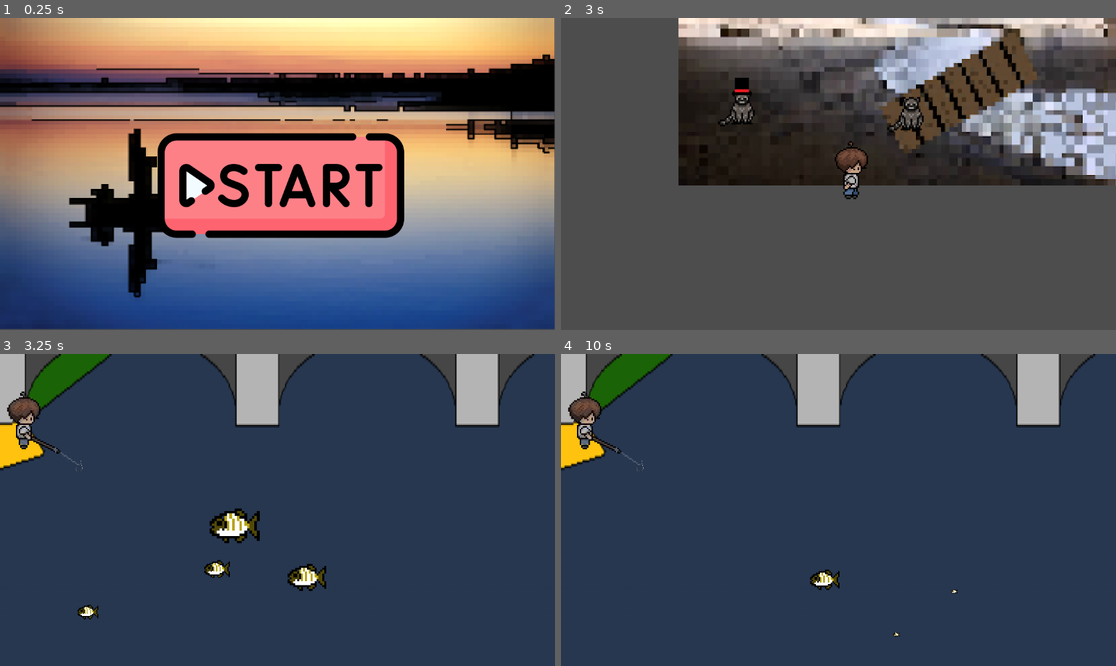
Above: before the commit, frames 1-4 (two rows, left to right).
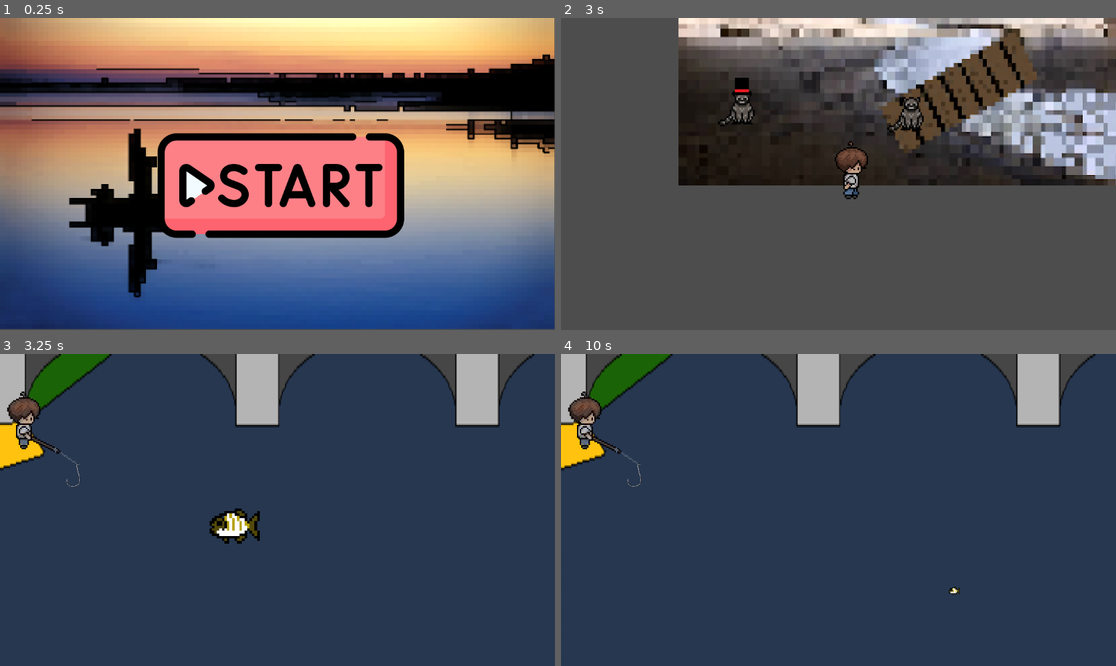
Above: after the commit, the same moments.

Repository: hayariku/Fiosh
Game: Godot game, scene res://1Start.tscn
The game is run twice, just before and just after one commit, with the same random seed, the same clock (stepped at 60 frames per second) and the same inputs.
Inputs (mouse positions are in pixels of both pictures, inside the frame that each line leads up to):
- Up to frame 1 (0.25 s): no input
- Up to frame 2 (3 s): click (844, 152) at 0.5 s; tap Enter at 1.25 s; hold Right (ui_right) 1.28-2.03 s; hold A (a) 1.28-2.03 s; tap D (d) at 1.55, 2.1 s; hold Down (ui_down) 2.03-2.78 s; tap F (f) at 2.3 s; hold Right (ui_right) from 2.78 s (still down); hold F (f) from 2.78 s (still down)
- Up to frame 3 (3.25 s): keep holding Right (ui_right); keep holding F (f); tap G (g) at 3.05 s
- Up to frame 4 (10 s): release Right (ui_right) at 3.53 s; release F (f) at 3.53 s; hold Up (ui_up) 3.53-4.28 s; tap G (g) at 3.6, 9.8 s; tap J (j) at 3.8, 4.35 s; hold Left (ui_left) 4.28-5.78 s; tap P (p) at 4.55, 5.1 s; tap S (s) at 5.3 s; hold Down (ui_down) 5.78-6.53 s; hold S (s) 5.78-6.53 s; tap V (v) at 6.05, 6.6 s; hold Right (ui_right) 6.53-7.28 s; tap W (w) at 6.8 s; hold Up (ui_up) 7.28-8.03 s; hold W (w) 7.28-8.03 s; tap A (a) at 7.55, 8.1 s; hold Right (ui_right) 8.03-8.78 s; tap D (d) at 8.3 s; hold Down (ui_down) 8.78-9.53 s; hold D (d) 8.78-9.53 s; tap F (f) at 9.05, 9.6 s; hold Left (ui_left) from 9.53 s (still down)

Frames 1-2 are identical in both runs. In frame 3, 0.8% of the frame differs, in the area x 11-59%, y 34-86%; in frame 4, 0.3%.

Commit message:
fish spawning implementation

Diff:
--- a/blubblubblub/3Fishing.tscn
+++ b/blubblubblub/3Fishing.tscn
@@ -8,6 +8,7 @@
 [ext_resource type="Texture2D" uid="uid://bs8j51i8l2g4q" path="res://Fisherman5.png" id="7_tt2gm"]
 [ext_resource type="Texture2D" uid="uid://d3ja3c011xiy0" path="res://Fisherman1.png" id="8_b5nyf"]
 [ext_resource type="Texture2D" uid="uid://hi64fo840rmd" path="res://Fisherman2.png" id="9_nvrmm"]
+[ext_resource type="Script" path="res://fish_spawner.gd" id="10_gfqvw"]
 [ext_resource type="PackedScene" uid="uid://dmutocms1icyv" path="res://fish_1.tscn" id="10_qgu1l"]
 
 [sub_resource type="SpriteFrames" id="SpriteFrames_cpg4g"]
@@ -46,8 +47,6 @@
 
 [node name="3Fishing" type="Node2D"]
 script = ExtResource("1_7o8bh")
-metadata/_edit_vertical_guides_ = [-1107.0, 5174.0]
-metadata/_edit_horizontal_guides_ = [1184.0, 657.0, -2789.0]
 
 [node name="TextureRect" type="TextureRect" parent="."]
 offset_right = 2583.0
@@ -62,7 +61,8 @@
 animation = &"PullBack"
 
 [node name="Hook" type="CharacterBody2D" parent="."]
-position = Vector2(327, 462)
+position = Vector2(303, 500)
+scale = Vector2(2, 2)
 
 [node name="Camera2D" type="Camera2D" parent="Hook"]
 position = Vector2(-1, 20)
@@ -78,9 +78,12 @@
 texture = ExtResource("3_2qfjf")
 
 [node name="CollisionShape2D" type="CollisionShape2D" parent="Hook"]
-position = Vector2(0, 20)
+position = Vector2(-1, 21)
 shape = SubResource("CircleShape2D_ybrl4")
 
 [node name="Fish1" parent="." instance=ExtResource("10_qgu1l")]
 position = Vector2(862, 970)
 scale = Vector2(2, 2)
+
+[node name="FishSpawner" type="Node2D" parent="."]
+script = ExtResource("10_gfqvw")
--- a/blubblubblub/3_fishing.gd
+++ b/blubblubblub/3_fishing.gd
@@ -13,7 +13,7 @@
 # Fishing variables
 var is_fishing = false
 var reel_speed = 500.0
-var gravity = 100.0
+var gravity = 150.0
 var move_speed = 200.0
 var fishing_radius = 400
 var effective_radius = 0.0
@@ -22,12 +22,10 @@
 var reel_enabled = false
 
 # Cast distance and line length based on rod level and spool level
-var rodlvl = 2
-var spoollvl = 2
-
-# Fish spawning variables
-var fish_scene = preload("res://fish_1.tscn")
-var fish_count = 5
+var rodlvl = 3
+var spoollvl = 3
+
+# Fish tracking variables (No spawning logic here)
 var fish_list = []
 
 @onready var hook = $Hook
@@ -38,8 +36,7 @@
 func _ready():
 	origin_position = hook.global_position
 	camera.make_current()
-	print("Camera and sprite initialized.")
-	spawn_fish()  # Spawn fish when the game starts
+	print("[DEBUG] Camera and sprite initialized.")
 
 func _physics_process(delta):
 	handle_input(delta)
@@ -76,7 +73,7 @@
 	animated_sprite.play("PullBack")
 
 	effective_radius = fishing_radius * spoollvl
-	print("Starting cast. Effective radius set to:", effective_radius)
+	print("[DEBUG] Starting cast. Effective radius set to:", effective_radius)
 
 # Charge cast when holding "j"
 func charge_cast(delta):
@@ -84,31 +81,36 @@
 	if cast_time > max_cast_time:
 		cast_time = max_cast_time
 
-	cast_strength = (cast_time / max_cast_time) * (100 + 250 * rodlvl)
+	cast_strength = (cast_time / max_cast_time) * (80 * rodlvl)
 
 	if Input.is_action_just_released("j"):
 		animated_sprite.speed_scale = 1.0
 		animated_sprite.play("Cast")
 		cast_hook()
 
-# Apply physics to the hook and cast
+# Apply faster physics to the hook and cast
 func cast_hook():
 	casting = false
 	is_fishing = true
 	can_move_hook = false
 	reel_enabled = false
 
-	var angle = -45.0
+	var angle = -35.0
 	var radians = deg_to_rad(angle)
 
-	var velocity_multiplier = 2.0
+	var velocity_multiplier = 3.5  # Increased casting speed
 	cast_velocity = Vector2(
 		cast_strength * cos(radians) * velocity_multiplier,
-		cast_strength * sin(radians) * 1.5 * velocity_multiplier
+		cast_strength * sin(radians) * 1.8 * velocity_multiplier  # Faster downward speed
 	)
 
 func apply_physics(delta):
-	cast_velocity.y += gravity * delta
+	# Increase gravity effect above water for faster falling
+	if hook.global_position.y < 500:
+		cast_velocity.y += gravity * 2.5 * delta  # Stronger gravity above water
+	else:
+		cast_velocity.y += gravity * delta  # Normal gravity below water
+
 	hook.global_position += cast_velocity * delta
 
 	# Check if hook hits the water
@@ -118,7 +120,7 @@
 		can_move_hook = true
 		var distance_from_origin = hook.global_position.distance_to(origin_position)
 		effective_radius = distance_from_origin
-		print("Hook hit water. Effective radius set to:", effective_radius)
+		print("[DEBUG] Hook hit water. Effective radius set to:", effective_radius)
 
 	# Enable reeling once hook is below a certain Y position
 	if hook.global_position.y >= 500 and not reel_enabled:
@@ -160,9 +162,9 @@
 
 	if current_distance + 20 < effective_radius:
 		effective_radius = current_distance + 30
-		print("Reeling in. Updated effective radius to:", effective_radius)
-
-	print("Effective Radius: ", effective_radius, " | Current Height: ", hook.global_position.y)
+		print("[DEBUG] Reeling in. Updated effective radius to:", effective_radius)
+
+	print("[DEBUG] Effective Radius:", effective_radius, " | Current Height:", hook.global_position.y)
 
 	# When the hook is close enough to the origin, finalize
 	if current_distance < 80:
@@ -184,31 +186,24 @@
 	hook.global_position = origin_position
 	can_move_hook = false
 
-# Spawn multiple fish at random positions
-func spawn_fish():
-	for i in range(fish_count):
-		var fish = fish_scene.instantiate()
-		var random_position = Vector2(randf_range(-fishing_radius, fishing_radius), randf_range(400, 600))
-		fish.global_position = random_position
-		add_child(fish)
-		fish_list.append(fish)
-		print("Fish spawned at position:", random_position)
-
 # Collect caught fish once the hook is reeled in
 func collect_caught_fish():
 	var caught_fish = []
 
 	# Find any fish that have is_caught == true
 	for fish in fish_list:
-		if fish.is_caught:
+		if is_instance_valid(fish) and fish.is_caught:
 			caught_fish.append(fish)
 
 	# Remove them from the scene and the fish_list
 	for fish in caught_fish:
-		fish_list.erase(fish)
-		fish.queue_free()
-		print("Fish collected!")
+		if is_instance_valid(fish):
+			fish_list.erase(fish)
+			fish.queue_free()
+			print("[DEBUG] Fish collected!")
 
 	# Reset the "fish_caught" meta so a new fish can be caught later
 	if get_tree().root.has_meta("fish_caught"):
 		get_tree().root.set_meta("fish_caught", false)
+
+	print("[DEBUG] Fish count after collection:", fish_list.size())
--- a/blubblubblub/fish_1.gd
+++ b/blubblubblub/fish_1.gd
@@ -15,10 +15,12 @@
 var angle_timer: Timer
 var is_caught: bool = false  # Tracks if this fish is caught
 
+const DESPAWN_BOUNDARY = 5000  # Fish despawn if they exceed this limit
+
 func _ready():
 	randomize()
 	# Randomize the fish's weight
-	weight = randf_range(0.5, 5.0)
+	weight = randf_range(1, 5.0)
 
 	# Spawn the fish within x: 0..5200, y: 700..1200
 	global_position = Vector2(
@@ -48,13 +50,24 @@
 func _physics_process(delta):
 	if is_caught:
 		# Snap to the hook's position and stop movement
-		global_position = hook.global_position + Vector2(0, 10)  # Adjust to lower the fish
+		global_position = hook.global_position + Vector2(0, 10)
 		velocity = Vector2.ZERO
 	elif is_aggro:
 		detect_and_move_to_hook()
 	else:
 		velocity = direction * move_speed
 		move_and_slide()
+
+	# Despawn if the fish is beyond the 5000 pixel range
+	if abs(global_position.x) > DESPAWN_BOUNDARY or abs(global_position.y) > DESPAWN_BOUNDARY:
+		print("[DEBUG] Fish at", global_position, "despawned due to boundary limits.")
+
+		# Notify the fish spawner before removing the fish
+		var spawner = get_parent()
+		if spawner and spawner.has_method("on_fish_despawned"):
+			spawner.on_fish_despawned(self)
+
+		queue_free()
 
 func detect_and_move_to_hook():
 	if hook.global_position.distance_to(global_position) <= detection_radius:
@@ -69,9 +82,9 @@
 func attach_to_hook():
 	is_aggro = false
 	is_caught = true
-	global_position = hook.global_position + Vector2(0, 10)  # Small Y-offset
+	global_position = hook.global_position + Vector2(0, 10)
 	get_tree().root.set_meta("fish_caught", true)
-	print("Fish attached to hook! Weight:", weight)
+	print("[DEBUG] Fish caught! Weight:", weight)
 
 func set_random_angle():
 	# Pick a random angle in degrees from either range 10-35° or 160-200°
@@ -96,4 +109,4 @@
 	# Call this function to release the fish and allow others to be caught
 	is_caught = false
 	get_tree().root.set_meta("fish_caught", false)
-	print("Fish released!")
+	print("[DEBUG] Fish released!")
--- a/blubblubblub/fish_1.tscn
+++ b/blubblubblub/fish_1.tscn
@@ -7,6 +7,7 @@
 radius = 43.8634
 
 [sub_resource type="CircleShape2D" id="CircleShape2D_rjguf"]
+radius = 37.054
 
 [node name="Fish1" type="CharacterBody2D"]
 position = Vector2(1245, -188)
@@ -25,3 +26,5 @@
 [node name="CollisionShape2D" type="CollisionShape2D" parent="."]
 position = Vector2(2, -4)
 shape = SubResource("CircleShape2D_rjguf")
+
+[node name="ScreenNotifier" type="VisibleOnScreenNotifier2D" parent="."]
--- a/blubblubblub/fish_spawner.gd
+++ b/blubblubblub/fish_spawner.gd
@@ -1,29 +1,61 @@
 extends Node2D
 
-@export var fish_scene: PackedScene  # Drag and drop `Fish.tscn` here in the inspector
-@export var number_of_fish: int = 5  # Number of fish to spawn
-@export var spawn_area_size: Vector2 = Vector2(2000, 500)  # The size of the spawning area
+@export var fish_scene: PackedScene  # Assign `Fish.tscn` in the Inspector
+@export var max_fish: int = 20  # Keep exactly 20 fish in the scene
+@export var spawn_distance_range: Vector2 = Vector2(2500, 4500)  # Distance away from the player
+@export var spawn_depth_range: Vector2 = Vector2(700, 1200)  # Ensure fish spawn at correct depth
+
+var fish_list = []
 
 func _ready():
-	# Spawn the specified number of fish
-	for i in range(number_of_fish):
+	# Ensure we start with exactly `max_fish` fish
+	for i in range(max_fish):
+		spawn_fish()
+
+	# Run a check every second to maintain count
+	var spawn_timer = Timer.new()
+	spawn_timer.wait_time = 1.0  # Check every second
+	spawn_timer.autostart = true
+	spawn_timer.connect("timeout", Callable(self, "_check_fish_count"))
+	add_child(spawn_timer)
+
+func _check_fish_count():
+	# If fish count drops below `max_fish`, spawn new ones
+	while fish_list.size() < max_fish:
 		spawn_fish()
 
 func spawn_fish():
-	# Ensure the `fish_scene` is assigned
 	if not fish_scene:
-		print("Error: No fish scene assigned!")
+		print("[ERROR] No fish scene assigned!")
 		return
 
-	# Create an instance of the fish
 	var fish = fish_scene.instantiate()
 
-	# Set a random position within the spawn area
-	var random_position = Vector2(
-		randf_range(-spawn_area_size.x / 2, spawn_area_size.x / 2),
-		randf_range(-spawn_area_size.y / 2, spawn_area_size.y / 2)
-	)
-	fish.position = global_position + random_position
+	# Generate spawn location based on rules
+	var spawn_distance = randf_range(spawn_distance_range.x, spawn_distance_range.y)
+	var spawn_y = randf_range(spawn_depth_range.x, spawn_depth_range.y)
 
-	# Add the fish to the scene tree
+	# Randomly choose whether to spawn left or right
+	var spawn_x = spawn_distance if randi() % 2 == 0 else -spawn_distance
+
+	# Set spawn position
+	fish.global_position = Vector2(spawn_x, spawn_y)
+
+	# Track despawning properly
+	fish.connect("tree_exited", Callable(self, "_on_fish_despawned").bind(fish))
+
 	add_child(fish)
+	fish_list.append(fish)
+
+	print("[DEBUG] Spawned fish at:", fish.global_position)
+	print("[DEBUG] Current fish count:", fish_list.size())
+
+# Called when a fish is removed from the game
+func _on_fish_despawned(fish):
+	if fish_list.has(fish):
+		fish_list.erase(fish)
+
+	print("[DEBUG] Fish despawned. Current fish count:", fish_list.size())
+
+	# Trigger a check to refill the fish
+	_check_fish_count()
Not shown: 1 places in blubblubblub/3Fishing.tscn that only renumber resources
